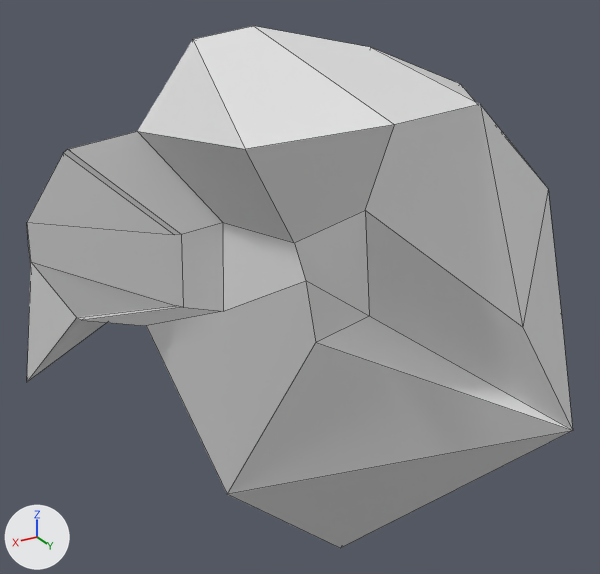
An edit to the FBX model Assets/Meshes/Rock 6.fbx, drawn before and after from the same camera.
Both versions are drawn from a camera (50 mm lens) standing at (-16.148, 2.968, 1.598) and looking at (-17.726, 0.34, 0.283). The axes (+X, +Y, +Z) are drawn at lower left. The lights are the same throughout. Mesh edges are drawn as thin lines. Materials are left out; every surface is plain grey.

The first picture shows 'Rock 6'.
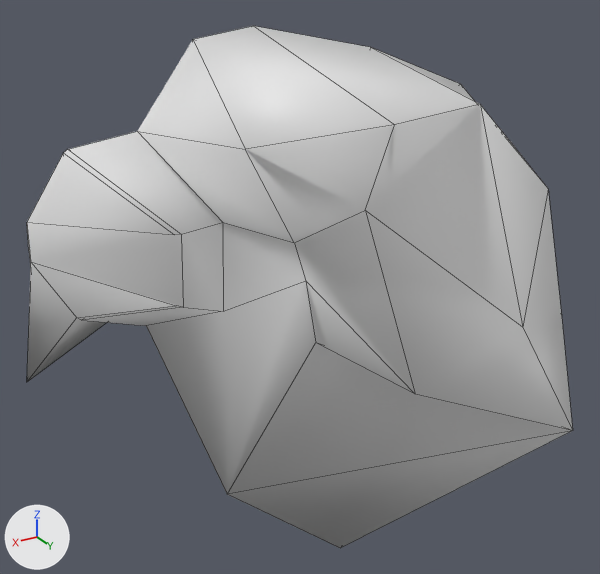
Pixel boxes [x1, y1, x2, y2] of what changed, in the pictures (600 x 574 px; the box of a moved part takes in the faces that stretch with it):
```json
{"object": "Rock 6", "change": "reshaped, shading changed", "before": [27, 26, 573, 548], "after": [27, 26, 573, 548]}
{"part": 1, "of": "me_cube_021", "change": "moved or reshaped", "before": [294, 210, 573, 431], "after": [294, 210, 573, 431]}
{"part": 2, "of": "me_cube_021", "change": "shading changed", "before": [27, 26, 573, 548], "after": [27, 26, 573, 548]}
```

Scene script edits in JSON lines:
```json
{"block": "me_cube_021", "where": "me_cube_021.from_pydata(...)  # 54 vertices, 55 faces; spans x -1.49..1.18, y -0.31..0.98, z -1.65..0.76"}
{"block": "me_cube_021", "where": "# used by ob_rock_6; location = (-17.846, 0.288, 0.495)"}
{"block": "me_cube_021", "change": "me_cube_021 part 1"}
{"op": "set", "path": "me_cube_021.vertices[51].co", "old": "(0.08, 0.48, -0.18)", "new": "(0.22, 0.93, -0.23)", "note": "pixel (369, 316) -> pixel (415, 394)"}
{"block": "me_cube_021", "change": "me_cube_021 part 2: all faces are now shaded smooth (55 of 55 changed)"}
```
